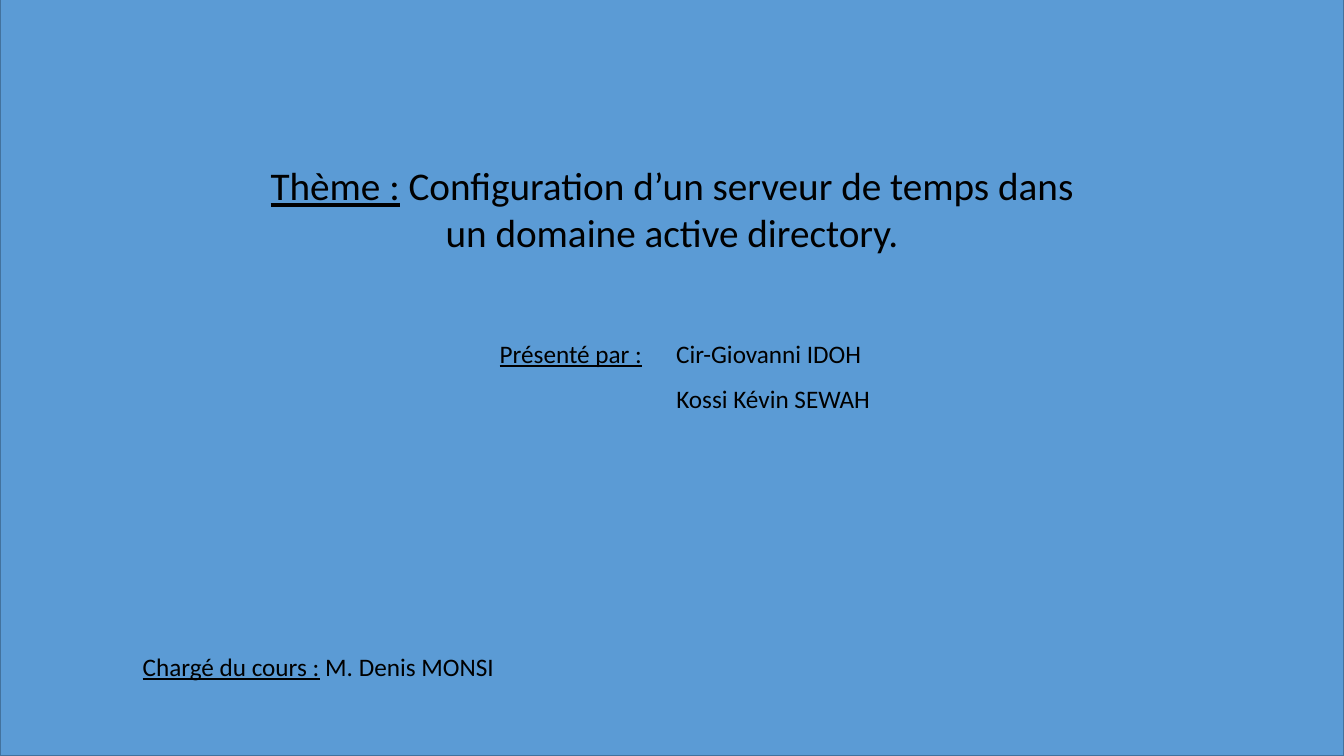
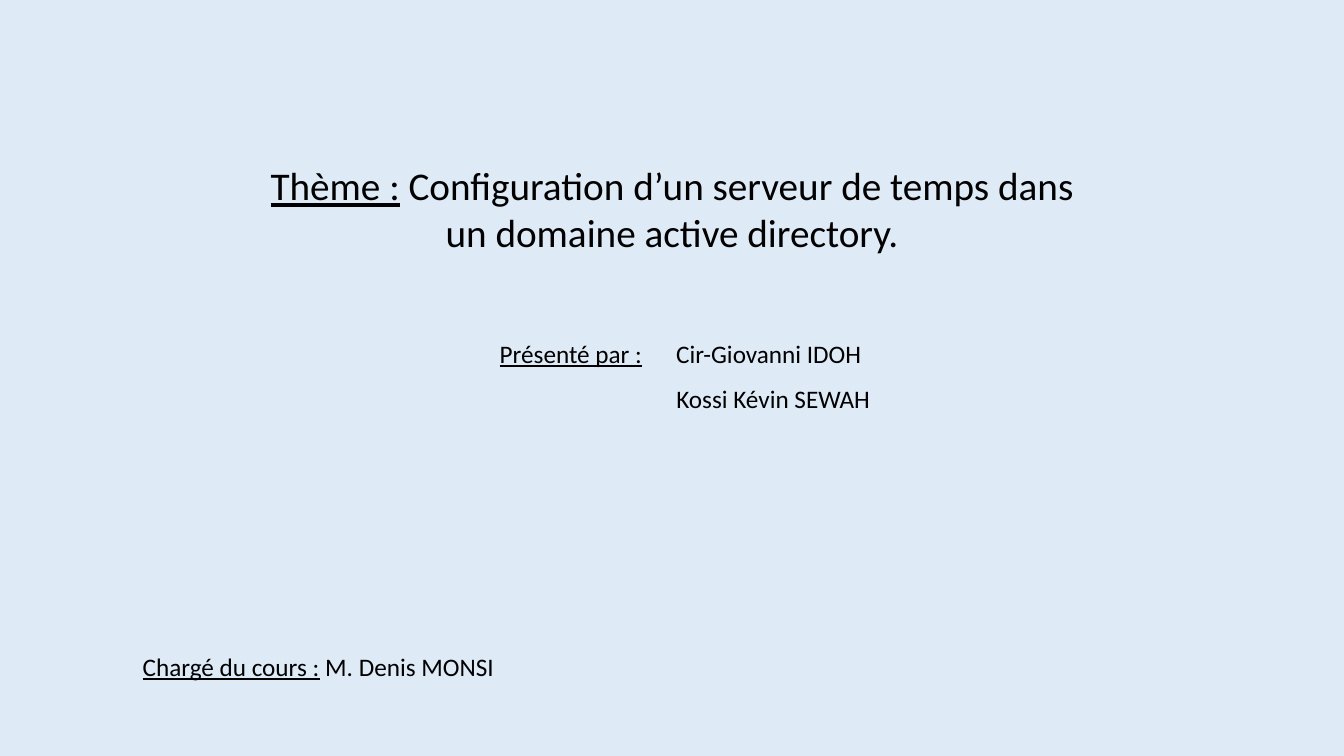
Before and after one commit to Giovidoh/Expose_Windows_Config_NTP, a slide deck: slide 1 of Configuration d'un serveur de temps dans un domaine active directory.pptx. Drawn at 1344x756 pixels with LibreOffice and Linux fonts; fonts in the diff are those of the drawing. Boxes give left, top, right and bottom in pixels: in the first picture for what was removed or moved away, otherwise in the second. Text is boxed around its words. In the diff, an @@ line names an element or a change of style, - is before the commit and + after.

```diff
--- a/Configuration d'un serveur de temps dans un domaine active directory.pptx
+++ b/Configuration d'un serveur de temps dans un domaine active directory.pptx
@@ rectangle at (0,0,1344,756): fill #5B9BD5 to #DEEBF7; outline #43739E 1 pt to none @@
```
Also in this commit, not shown: 1 other file.
